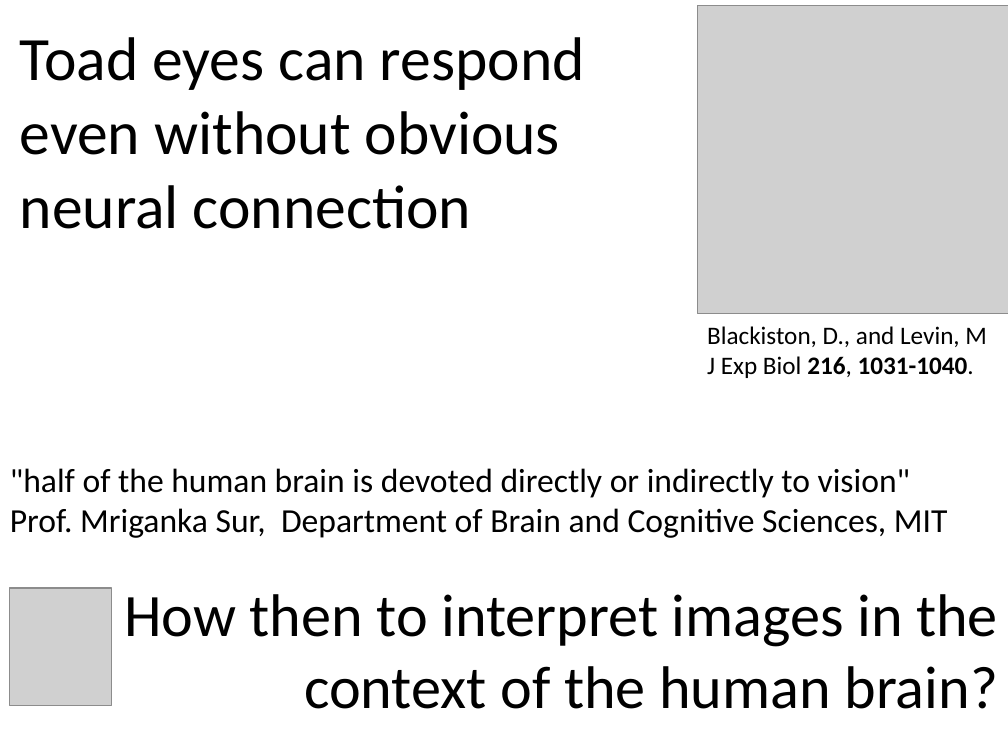
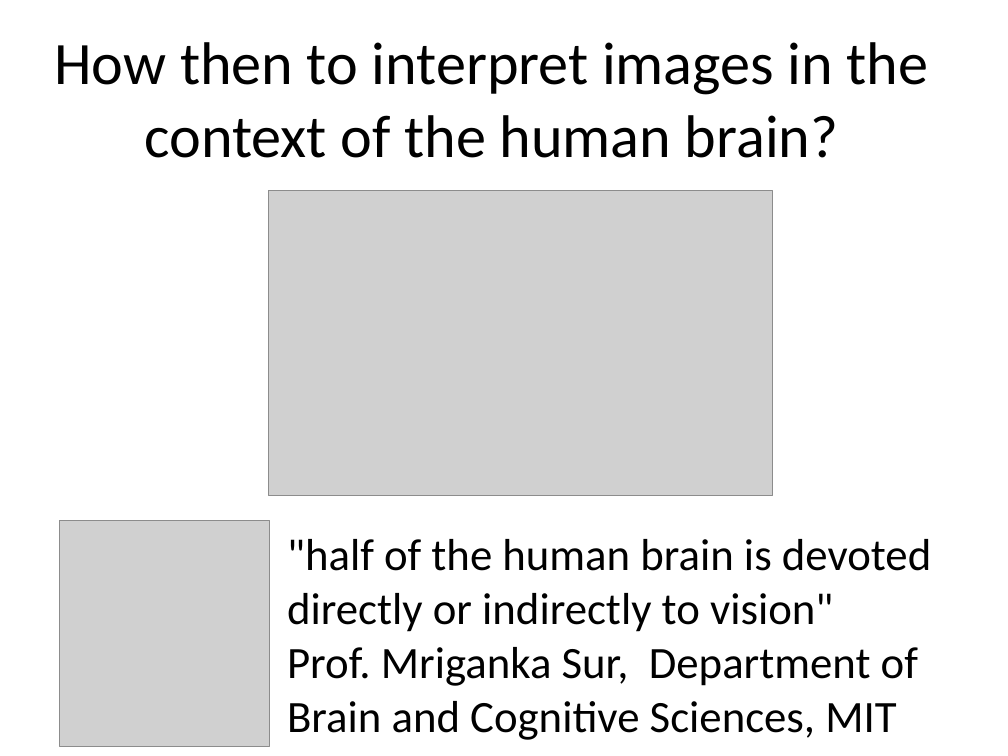
Before and after one commit to benralexander/lv, a slide deck: slide 5 of myD3_latest_c.ppt (slide 4 before the commit). Drawn at 1008x756 pixels with LibreOffice and Linux fonts; fonts in the diff are those of the drawing; grey boxes stand for pictures. Boxes give left, top, right and bottom in pixels: in the first picture for what was removed or moved away, otherwise in the second. Text is boxed around its words. In the diff, an @@ line names an element or a change of style, - is before the commit and + after.

```diff
--- a/myD3_latest_c.ppt
+++ b/myD3_latest_c.ppt
@@ text "How then to interpret images ...": place and size @@
-text "How then to interpret images ..." at box(124, 594, 998, 709)
+text "How then to interpret images ..." at box(55, 42, 928, 158)
@@ text "How then to interpret images ..." at box(55, 42, 928, 158): alignment right to centre @@
@@ title removed at box(20, 37, 585, 229) @@
-Toad eyes can respond even without obvious neural connection
@@ picture: place and size @@
-picture at box(698, 6, 1008, 314)
+picture at box(269, 191, 773, 496)
@@ text removed at box(707, 326, 987, 378) @@
-Blackiston, D., and Levin, M
-J Exp Biol 216, 1031-1040.
@@ picture: place and size @@
-picture at box(10, 588, 112, 706)
+picture at box(59, 521, 269, 747)
@@ text ""half of the human brain ...": place and size @@
-text ""half of the human brain ..." at box(10, 468, 948, 538)
+text ""half of the human brain ..." at box(287, 539, 931, 740)
@@ text ""half of the human brain ..." at box(287, 539, 931, 740): size 24 to 32 pt @@
```
Also in this commit, not shown: 2 other slides changed, 1 slide added.
